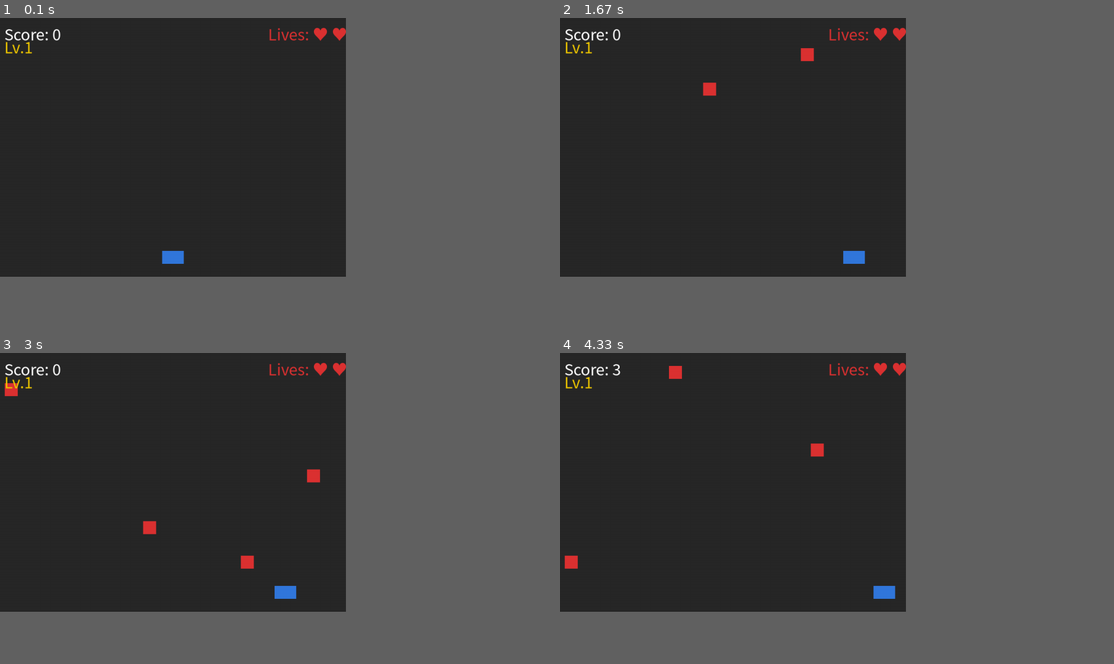
Above: before the commit, frames 1-4 (two rows, left to right).
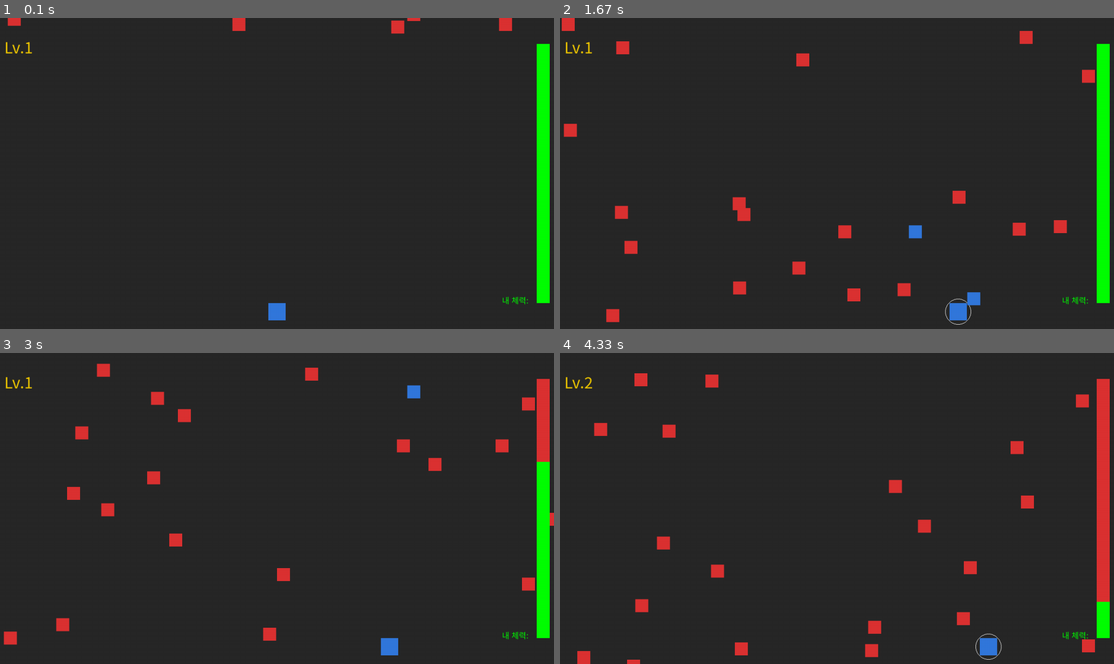
Above: after the commit, the same moments.

Repository: 20260200-htw/my-first-game
Game: pygame game, started from dodger.py
The game is run twice, just before and just after one commit, with the same random seed, the same clock (stepped at 60 frames per second) and the same inputs.
Inputs:
- Up to frame 1 (0.1 s): no input
- Up to frame 2 (1.67 s): tap Space at 0.33, 0.73, 1.03, 1.23, 1.53 s; hold Right 0.67-1.13 s; hold Right 1.17-1.63 s
- Up to frame 3 (3 s): hold Left 2.23-2.63 s; tap Space at 2.3, 2.6, 2.73 s; hold Right from 2.67 s (still down)
- Up to frame 4 (4.33 s): tap Space at 3.03, 3.4, 3.7, 3.9, 4.2 s; release Right at 3.3 s; hold Left 3.33-3.8 s; hold Right 3.83-4.3 s
In our replay, the window is 562x421 before the commit and 900x506 after it. These sizes can differ from the game's own. Grey fills any space a smaller window leaves; there, only what the larger window draws over its background counts as a difference.

The runs differ from the first frame. In frame 1, 3.1% of the frame differs, in the area x 0-100%, y 0-98%; in frame 2, 5.1%; in frame 3, 5.1%, in the area x 0-100%, y 3-98%; in frame 4, 5.1%.

Commit message:
22nd commit / dodger 1차 수정

Diff:
--- a/dodger.py
+++ b/dodger.py
@@ -14,7 +14,7 @@
     return pygame.font.SysFont(None, size)
 
 
-WIDTH, HEIGHT = 800, 600
+WIDTH, HEIGHT = 1280, 720
 FPS = 60
 
 WHITE  = (255, 255, 255)
@@ -23,25 +23,22 @@
 RED    = (220, 50,  50)
 YELLOW = (240, 200, 0)
 GRAY   = (40,  40,  40)
+GREEN  = (0, 255, 0)
 
 screen = pygame.display.set_mode((WIDTH, HEIGHT))
 pygame.display.set_caption("Dodger")
 clock = pygame.time.Clock()
+font_small = get_korean_font(18)
 font = get_korean_font(36)
 font_big = get_korean_font(72)
 
-# --- 레벨 설정 ---
 LEVELS = [
-    {"min_speed": 3, "max_speed": 5,  "spawn": 40, "label": "Lv.1"},
+    {"min_speed": 5, "max_speed": 10, "spawn": 1,  "label": "Lv.1"},
     {"min_speed": 5, "max_speed": 8,  "spawn": 25, "label": "Lv.2"},
     {"min_speed": 7, "max_speed": 12, "spawn": 15, "label": "Lv.3"},
 ]
 
-# --- 사운드 자리 ---
-# dodge_sound = pygame.mixer.Sound("dodge.wav")
-# hit_sound   = pygame.mixer.Sound("hit.wav")
-
-PLAYER_W, PLAYER_H = 50, 30
+PLAYER_W, PLAYER_H = 40, 40
 ENEMY_W,  ENEMY_H  = 30, 30
 
 def spawn_enemy(level_cfg):
@@ -49,16 +46,34 @@
     speed = random.randint(level_cfg["min_speed"], level_cfg["max_speed"])
     return pygame.Rect(x, -ENEMY_H, ENEMY_W, ENEMY_H), speed
 
-def draw_hud(score, level_cfg, lives):
-    screen.blit(font.render(f"Score: {score}", True, WHITE), (10, 10))
+def draw_hud(level_cfg, lives, max_lives=50):
     screen.blit(font.render(f"{level_cfg['label']}", True, YELLOW), (10, 40))
-    screen.blit(font.render(f"Lives: {'♥ ' * lives}", True, RED), (WIDTH - 180, 10))
 
-def game_over_screen(score):
+    bar_w = 30
+    bar_h = 12
+    bar_x = WIDTH - bar_w - 10
+    max_bar_y_start = HEIGHT - bar_h * max_lives - 60
+    bar_y_start = HEIGHT - bar_h * lives - 60
+
+    for i in range(max_lives):
+        rect = pygame.Rect(bar_x, max_bar_y_start + i * bar_h, bar_w, bar_h)
+        pygame.draw.rect(screen, RED, rect)
+
+    for i in range(lives):
+        rect = pygame.Rect(bar_x, bar_y_start + i * bar_h, bar_w, bar_h)
+        pygame.draw.rect(screen, GREEN, rect)
+
+    screen.blit(font_small.render("내 체력:", True, GREEN), (bar_x - 80, HEIGHT - 80))
+
+def game_over_screen():
     screen.fill(GRAY)
-    screen.blit(font_big.render("GAME OVER", True, RED), (220, 220))
-    screen.blit(font.render(f"Score: {score}", True, WHITE), (350, 310))
-    screen.blit(font.render("R: Restart   Q: Quit", True, WHITE), (270, 360))
+
+    go_text = font_big.render("GAME OVER", True, RED)
+    restart_text = font.render("R: Restart   Q: Quit", True, WHITE)
+
+    screen.blit(go_text,      go_text.get_rect(center=(WIDTH // 2, HEIGHT // 2 - 40)))
+    screen.blit(restart_text, restart_text.get_rect(center=(WIDTH // 2, HEIGHT // 2 + 30)))
+
     pygame.display.flip()
     while True:
         for e in pygame.event.get():
@@ -71,8 +86,10 @@
 def main():
     player = pygame.Rect(WIDTH // 2 - PLAYER_W // 2, HEIGHT - 60, PLAYER_W, PLAYER_H)
     enemies = []
-    score = 0
-    lives = 3
+    allies = []  # [rect, speed]
+    parry_list = []  # [x, y, timer]
+    lives = 50
+    life_timer = 0
     spawn_timer = 0
     level_idx = 0
     level_cfg = LEVELS[level_idx]
@@ -84,12 +101,14 @@
         for e in pygame.event.get():
             if e.type == pygame.QUIT:
                 pygame.quit(); sys.exit()
+            if e.type == pygame.KEYDOWN:
+                if e.key == pygame.K_SPACE:
+                    lives -= 5
+                    parry_list.append([player.centerx, player.centery, FPS // 4])
 
         keys = pygame.key.get_pressed()
-        if keys[pygame.K_LEFT]  and player.left  > 0:     player.x -= 5
-        if keys[pygame.K_RIGHT] and player.right < WIDTH:  player.x += 5
-        if keys[pygame.K_UP]    and player.top   > 0:     player.y -= 5
-        if keys[pygame.K_DOWN]  and player.bottom < HEIGHT: player.y += 5
+        if keys[pygame.K_LEFT]  and player.left  > 0:      player.x -= 5
+        if keys[pygame.K_RIGHT] and player.right < WIDTH:   player.x += 5
 
         spawn_timer += 1
         if spawn_timer >= level_cfg["spawn"]:
@@ -97,34 +116,69 @@
             rect, speed = spawn_enemy(level_cfg)
             enemies.append([rect, speed])
 
+        life_timer += 1
+        if life_timer >= FPS:
+            life_timer = 0
+            lives -= 1
+            if lives <= 0:
+                if game_over_screen():
+                    main()
+                return
+
         survived = []
         for pair in enemies:
             pair[0].y += pair[1]
             if pair[0].top < HEIGHT:
                 survived.append(pair)
-            else:
-                score += 1
         enemies = survived
+
+        # 아군 이동
+        new_allies = []
+        for ally in allies:
+            ally[0].y -= ally[1]
+            if ally[0].bottom > 0:
+                new_allies.append(ally)
+        allies = new_allies
+
+        new_parry_list = []
+        for item in parry_list:
+            item[0] = player.centerx
+            item[1] = player.centery
+            item[2] -= 1
+
+            for pair in enemies[:]:
+                if pygame.math.Vector2(item[0] - pair[0].centerx, item[1] - pair[0].centery).length() < 50:
+                    allies.append([pair[0].copy(), pair[1]])  # 아군으로 전환
+                    enemies.remove(pair)
+                    lives = min(lives + 20, 50)
+
+            if item[2] > 0:
+                new_parry_list.append(item)
+        parry_list = new_parry_list
 
         if invincible > 0:
             invincible -= 1
         else:
             for pair in enemies:
                 if player.colliderect(pair[0]):
-                    # hit_sound.play()
-                    lives -= 1
+                    lives -= 10
                     invincible = 90
-                    enemies.clear()
                     if lives <= 0:
-                        if game_over_screen(score):
+                        if game_over_screen():
                             main()
                         return
                     break
 
-        level_idx = min(score // 20, len(LEVELS) - 1)
+        level_idx = min(len(enemies) // 20, len(LEVELS) - 1)
         level_cfg = LEVELS[level_idx]
 
         screen.fill(GRAY)
+
+        for item in parry_list:
+            pygame.draw.circle(screen, WHITE, (item[0], item[1]), 30, 1)
+
+        for ally in allies:
+            pygame.draw.rect(screen, BLUE, ally[0])
 
         blink = (invincible // 10) % 2 == 0
         if blink:
@@ -133,7 +187,7 @@
         for pair in enemies:
             pygame.draw.rect(screen, RED, pair[0])
 
-        draw_hud(score, level_cfg, lives)
+        draw_hud(level_cfg, lives)
         pygame.display.flip()
 
 main()
